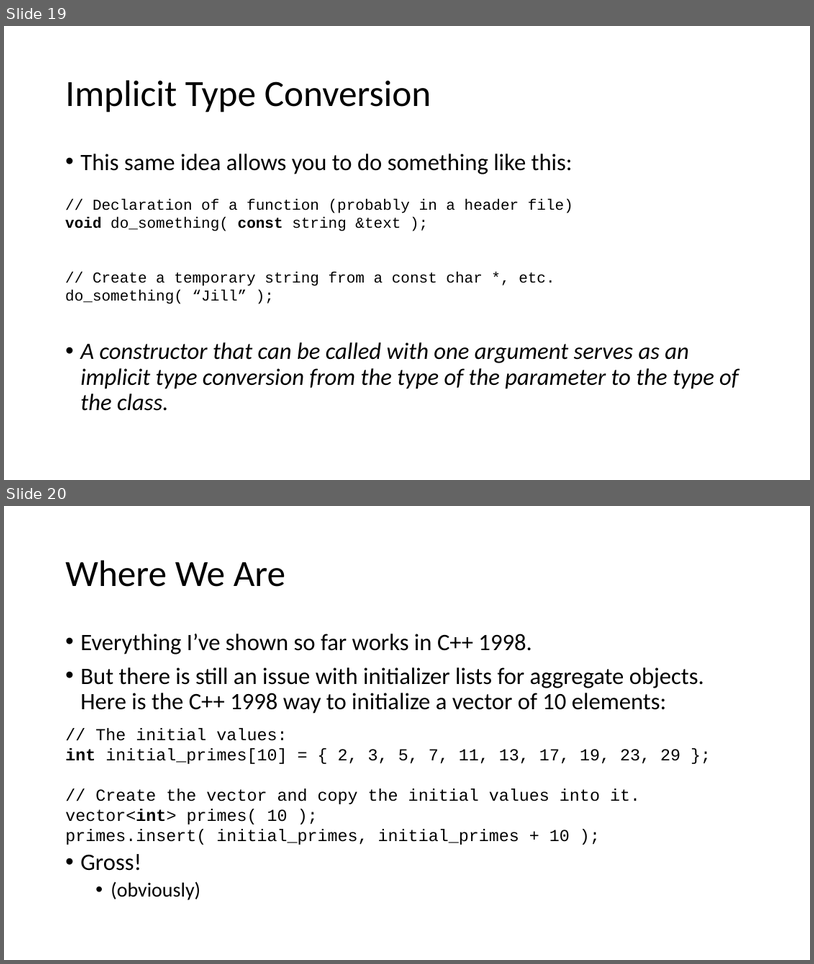
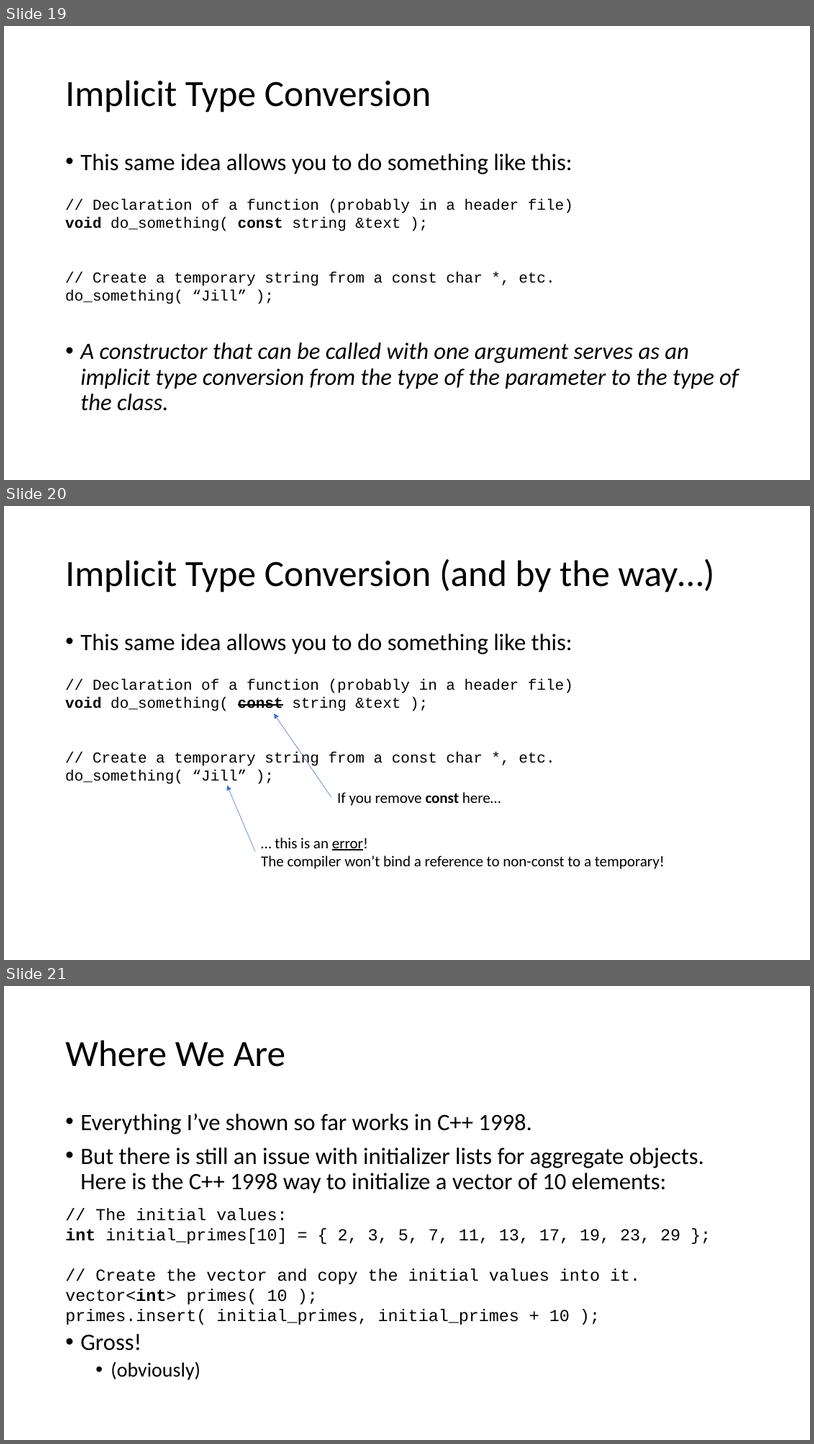
Before and after one commit to pchapin/cpp, a slide deck: Presentations/Initialization.pptx. Shown one above the other, each under a label of ours: slides 19 and 20 before the commit, slides 19, 20 and 21 after it. The pictures are 814x964 and 814x1444 pixels, drawn with LibreOffice and Linux fonts; fonts in the diff are those of the drawing. Boxes give left, top, right and bottom in pixels: in the first picture for what was removed or moved away, otherwise in the second. Text is boxed around its words. In the diff, an @@ line names an element or a change of style, - is before the commit and + after.

Commit message:
Updates to the presentations on initialization and type conversions.

```diff
--- a/Presentations/Initialization.pptx
+++ b/Presentations/Initialization.pptx
@@ slide 20 added at (x1=4, y1=506, x2=810, y2=960), background #FFFFFF @@
@@ title added at (x1=65, y1=559, x2=715, y2=592), 44 pt, text #000000 @@
+Implicit Type Conversion (and by the way…)
@@ text added at (x1=80, y1=633, x2=573, y2=654), 28 pt, text #000000 @@
+• This same idea allows you to do something like this:
@@ text added at (x1=65, y1=679, x2=574, y2=784), 18 pt, text #000000 @@
+// Declaration of a function (probably in a header file)
+void do_something( const string &text );
+// Create a temporary string from a const char *, etc.
+do_something( “Jill” );
@@ arrow added from (332, 798) to (274, 713), #4472C4 0.5 pt @@
@@ arrow added from (255, 852) to (227, 785), #4472C4 0.5 pt @@
@@ text added at (x1=337, y1=792, x2=501, y2=806), 18 pt, text #000000 @@
+If you remove const here…
@@ text added at (x1=261, y1=837, x2=665, y2=869), 18 pt, text #000000 @@
+… this is an error!
+The compiler won’t bind a reference to non-const to a temporary!
@@ what was slide 20 is now slide 21 @@
```
Also in this commit, not shown: 7 slides changed.
